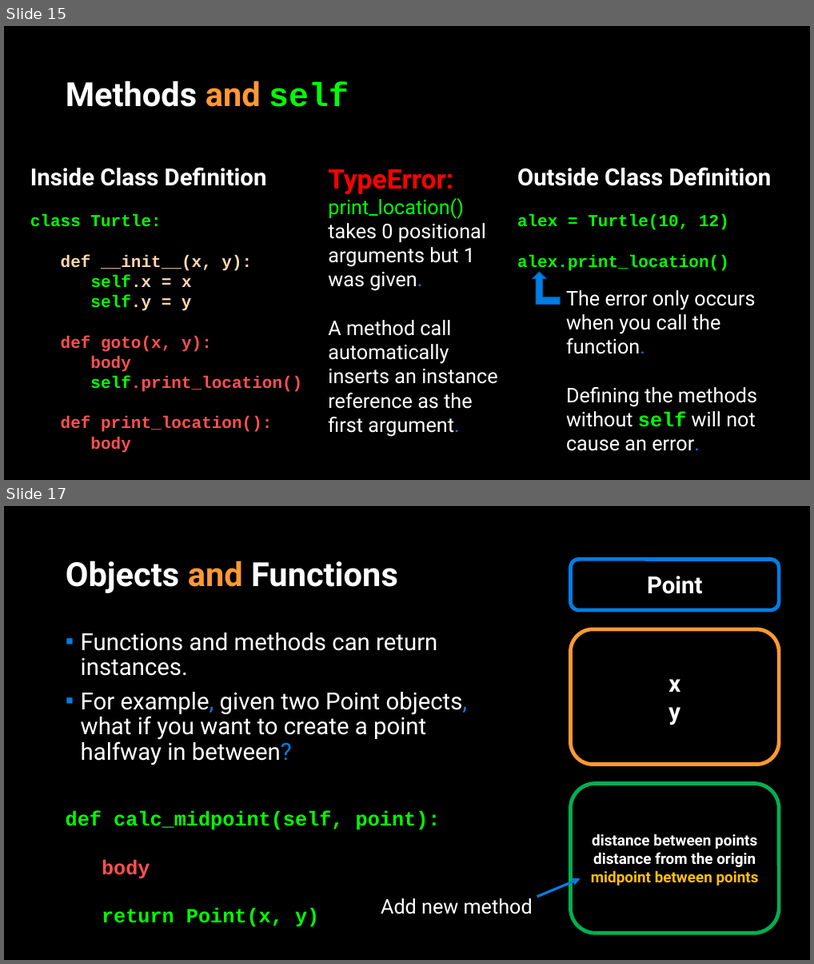
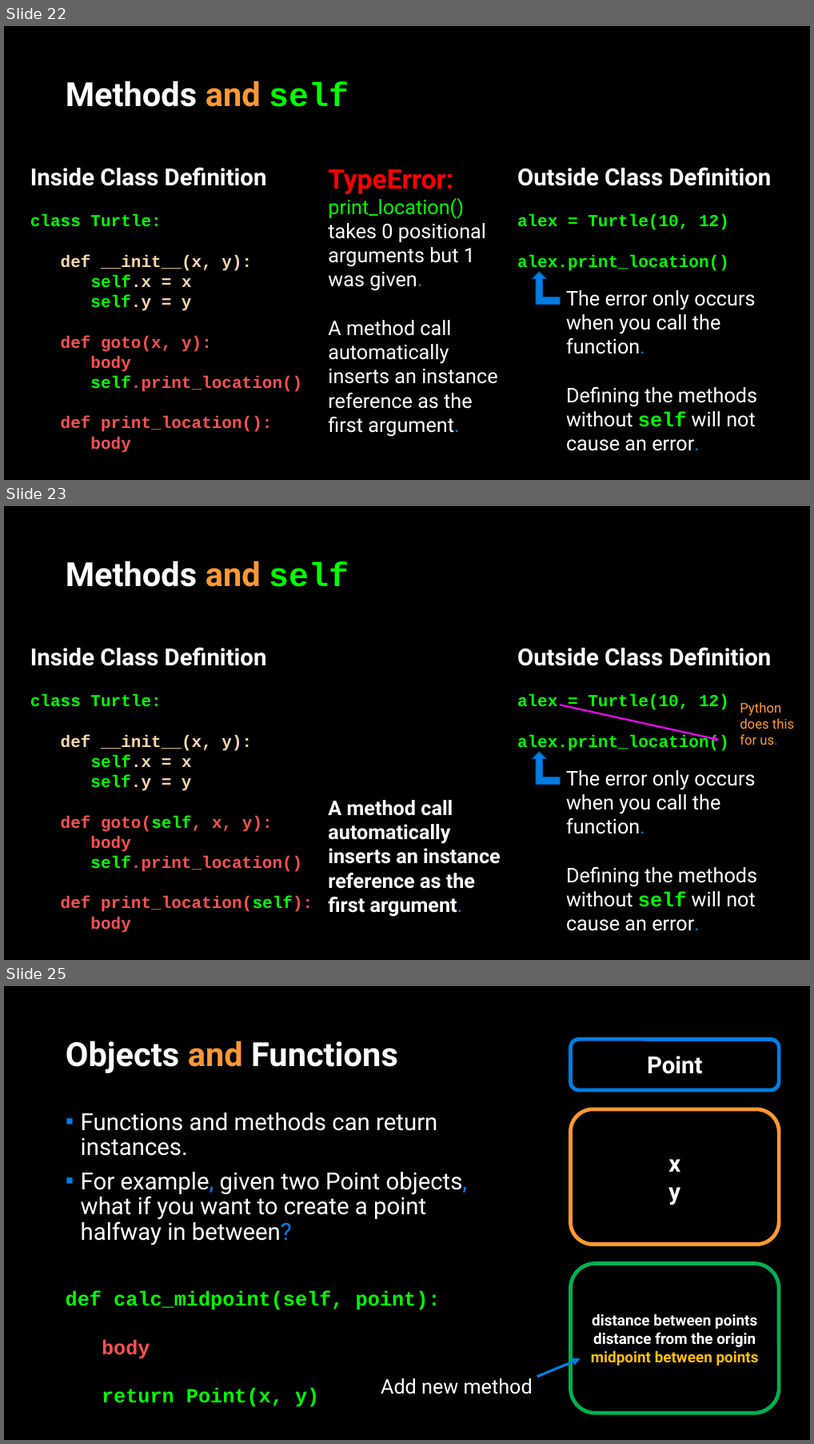
Before and after one commit to APS106/APS106-winter-2022-material, a slide deck: lectures/week10/lecture2/slides/week10_lecture2.pptx. Shown one above the other, each under a label of ours: slides 15 and 17 before the commit, slides 22, 23 and 25 after it; the slides between them are not shown. The pictures are 814x964 and 814x1444 pixels, drawn with LibreOffice and Linux fonts; fonts in the diff are those of the drawing; background and template pictures are left out. Boxes give left, top, right and bottom in pixels: in the first picture for what was removed or moved away, otherwise in the second. Text is boxed around its words. In the diff, an @@ line names an element or a change of style, - is before the commit and + after.

```diff
--- a/lectures/week10/lecture2/slides/week10_lecture2.pptx
+++ b/lectures/week10/lecture2/slides/week10_lecture2.pptx
@@ slide 23 added at bbox=[4, 506, 810, 960], background picture (left out) @@
@@ title added at bbox=[66, 560, 349, 587], 39.6 pt, text #FFFFFF, bold @@
+Methods and self
@@ text added at bbox=[30, 647, 267, 666], 28 pt, text #FFFFFF, bold @@
+Inside Class Definition
@@ text added at bbox=[518, 647, 772, 666], 28 pt, text #FFFFFF, bold @@
+Outside Class Definition
@@ text added at bbox=[30, 694, 313, 932], 20 pt, text #FF5050, bold @@
+class Turtle:
+def __init__(x, y):
+self.x = x
+self.y = y
+def goto(self, x, y):
+body
+self.print_location()
+def print_location(self):
+body
@@ text added at bbox=[518, 694, 730, 752], 20 pt, text #00FF00, bold @@
+alex = Turtle(10, 12)
+alex.print_location()
@@ arrow added from (560, 704) to (720, 740), #E00BE5 2.25 pt @@
@@ text added at bbox=[740, 702, 794, 744], 16 pt, text #FF9933 @@
+Python does this for us.
@@ bent up arrow added at bbox=[533, 752, 560, 784], fill #017EE5, outline #015DA9 1 pt @@
@@ text added at bbox=[566, 770, 758, 931], 24 pt, text #FFFFFF @@
+The error only occurs when you call the function.
+Defining the methods without self will not cause an error.
@@ text added at bbox=[328, 800, 501, 916], 24 pt, text #FFFFFF, bold @@
+TypeError:
+print_location() takes 0 positional arguments but 1 was given.
+A method call automatically inserts an instance reference as the first argument.
@@ what was slide 15 is now slide 22 @@
@@ what was slide 17 is now slide 25 @@
```
Also in this commit, not shown: 5 slides changed, 8 other slides added, 13 other files.
